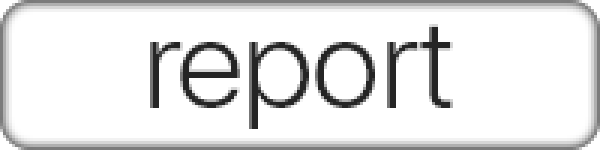
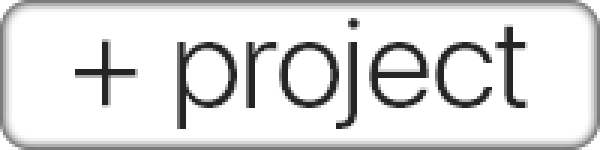
The second (600, 150) image is a revision of the first. Changes to its layers:
added group "btnAddProject" (1st of 2) with 2 layers above "btnReport" over [75, 18, 528, 129]
added layer "+ project" in group "btnAddProject" over [75, 18, 528, 129]
added layer "btnAddProject" (2nd of 2, in "btnAddProject") in group "btnAddProject" over [75, 18, 528, 129]
hid group "btnReport" (1st of 2) (2 layers) over [75, 18, 528, 129]
